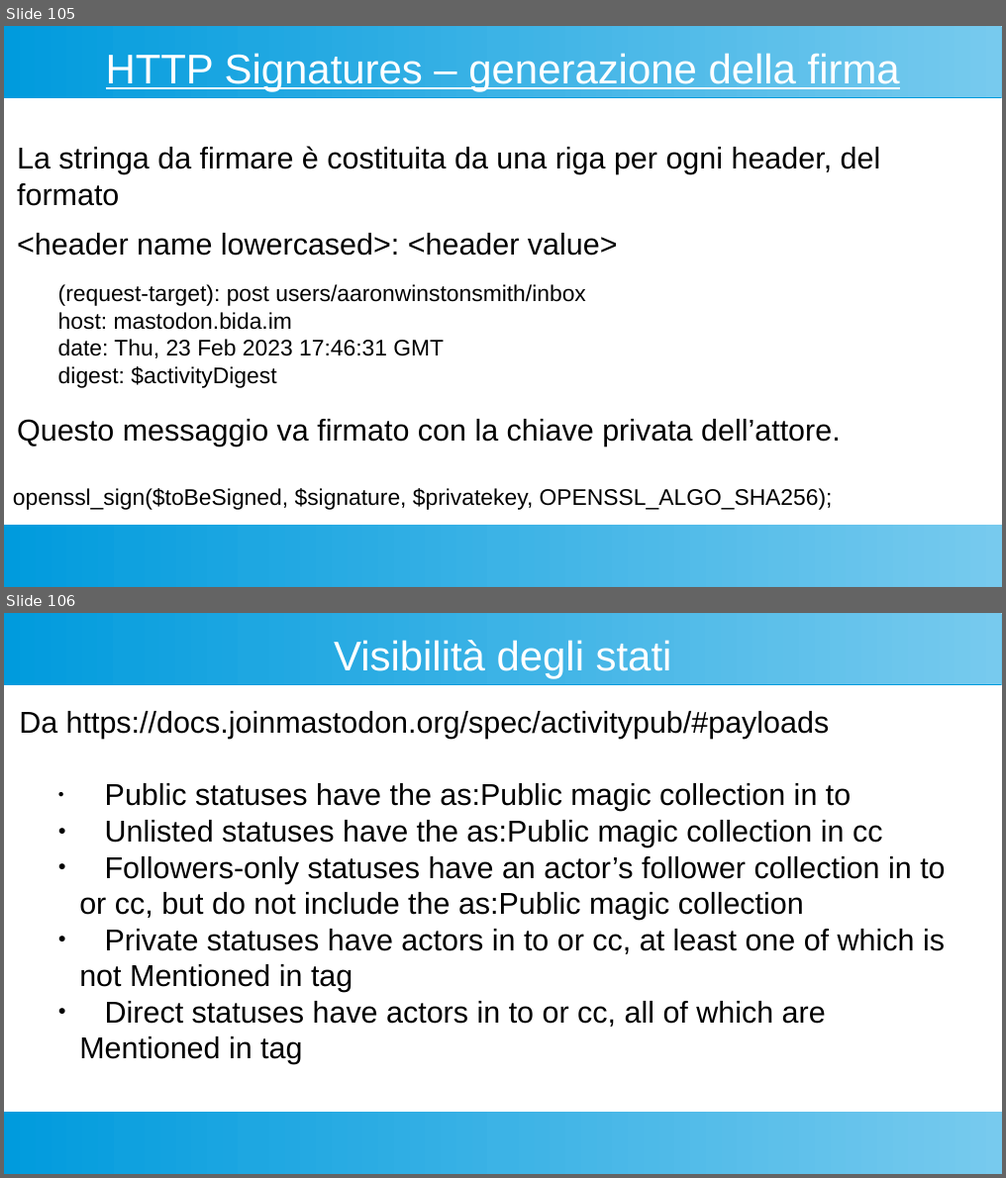
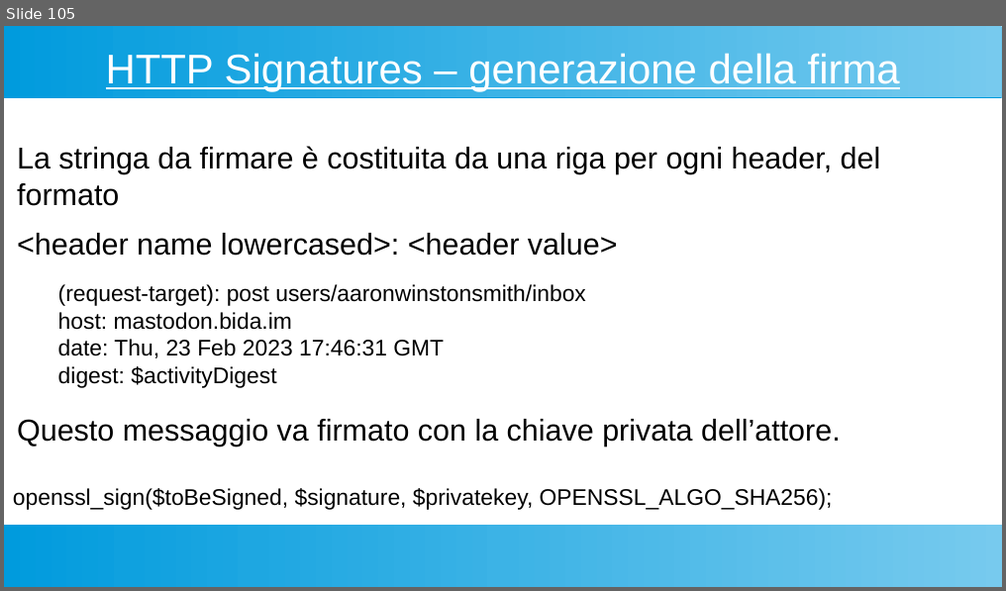
Before and after one commit to cristianolongoodhl/courses, a slide deck: ActivityPubMiniWorkshop/miniActivityPub.odp. Shown one above the other, each under a label of ours: slides 105 and 106 before the commit, slide 105 after it. The pictures are 1006x1178 and 1006x591 pixels, drawn with LibreOffice and Linux fonts; fonts in the diff are those of the drawing. Boxes give left, top, right and bottom in pixels: in the first picture for what was removed or moved away, otherwise in the second. Text is boxed around its words. In the diff, an @@ line names an element or a change of style, - is before the commit and + after.

```diff
--- a/ActivityPubMiniWorkshop/miniActivityPub.odp
+++ b/ActivityPubMiniWorkshop/miniActivityPub.odp
@@ slide 106 removed at box(4, 613, 1002, 1174), background #FFFFFF; not listed: 2 template elements that a slide beside it also shows @@
@@ title removed at box(334, 640, 672, 679) @@
-Visibilità degli stati
@@ text removed at box(19, 711, 830, 739) @@
-Da https://docs.joinmastodon.org/spec/activitypub/#payloads
@@ text removed at box(79, 783, 944, 1064) @@
-● Public statuses have the as:Public magic collection in to
-● Unlisted statuses have the as:Public magic collection in cc
-● Followers-only statuses have an actor’s follower collection in to or cc, but do not include the as:Public magic collection
-● Private statuses have actors in to or cc, at least one of which is not Mentioned in tag
-● Direct statuses have actors in to or cc, all of which are Mentioned in tag
```
Also in this commit, not shown: 1 slide changed, 1 slide added, 1 other slide removed, 1 other file.
